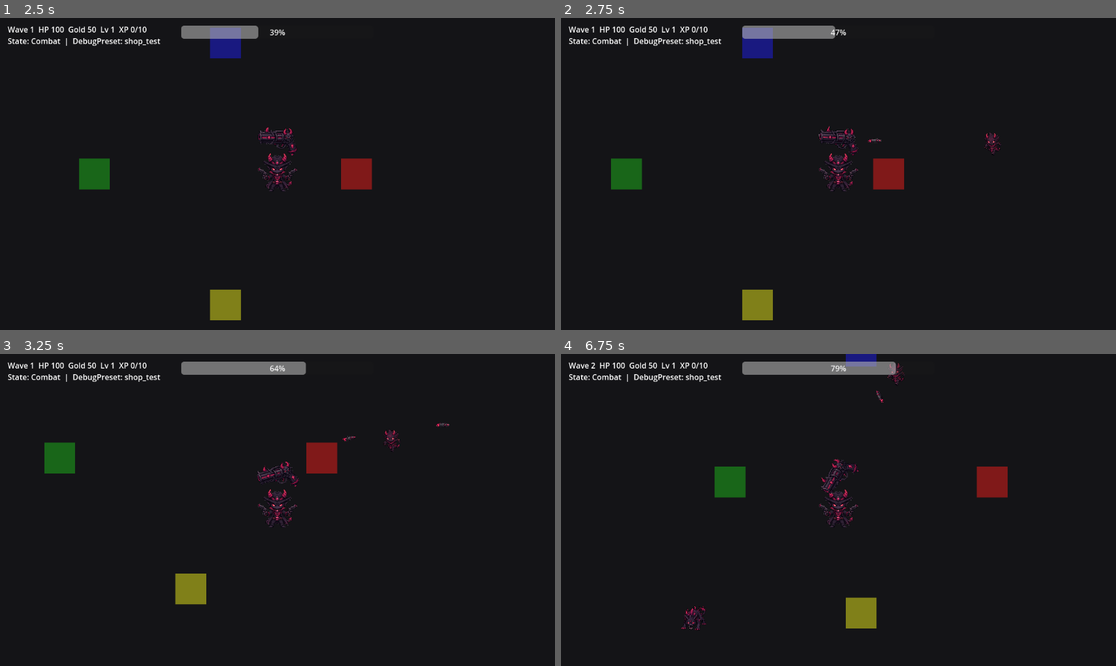
Above: before the commit, frames 1-4 (two rows, left to right).
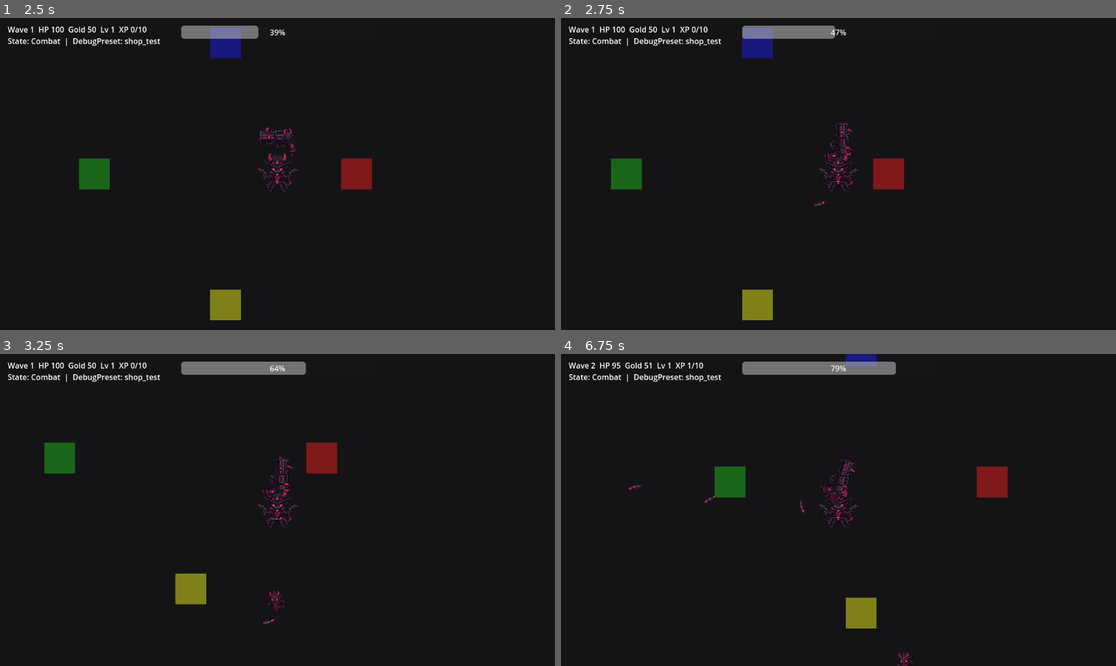
Above: after the commit, the same moments.

Repository: KevinRabbe/bullet-hell-roughe-lite
Game: Godot game, scene res://scenes/ui/MainMenu.tscn
Same seed, same stepped clock (60 frames per second), same inputs: the game is played once before the commit and once after it.
Inputs (mouse positions are in pixels of both pictures, inside the frame that each line leads up to):
- Up to frame 1 (2.5 s): click "Start Run" at 0.5 s; click "Start Run" at 1.25 s; tap Enter at 2 s; move the mouse to (399, 158) at 2.02 s; hold D (move_right) from 2.03 s (still down); hold C (cycle_character) from 2.03 s (still down); click (399, 158) at 2.17 s; tap Space at 2.27 s
- Up to frame 2 (2.75 s): keep holding D (move_right); keep holding C (cycle_character)
- Up to frame 3 (3.25 s): move the mouse to (166, 525) at 2.77 s; release D (move_right) at 2.78 s; release C (cycle_character) at 2.78 s; hold S (move_down) from 2.78 s (still down); tap E (interact) at 2.85 s; tap Space at 3.02 s
- Up to frame 4 (6.75 s): move the mouse to (894, 441) at 3.52 s; release S (move_down) at 3.53 s; hold D (move_right) 3.53-4.28 s; tap B at 3.6 s; move the mouse to (810, 572) at 4.27 s; hold W (move_up) 4.28-5.03 s; tap Enter at 4.35 s; click (810, 572) at 4.42 s; tap Space at 4.52, 5.27, 6.02 s; move the mouse to (1005, 556) at 5.02 s; hold A (move_left) 5.03-6.53 s; tap R at 5.1 s; move the mouse to (672, 463) at 5.77 s; tap P at 5.85 s; move the mouse to (866, 510) at 6.52 s; hold S (move_down) from 6.53 s (still down); tap Q at 6.6 s; click (866, 510) at 6.67 s

Frame 1 is identical in both runs. In frame 2, 0.4% of the frame differs, in the area x 45-80%, y 33-61%; in frame 3, 0.5%; in frame 4, 0.8%, in the area x 9-64%, y 2-100%.

Commit message:
#81R Add wave-locked enemy pools and wave-5 elite tank

Diff:
--- a/scripts/spawning/enemy_spawner.gd
+++ b/scripts/spawning/enemy_spawner.gd
@@ -9,6 +9,8 @@
 @export var max_alive_enemies: int = 20
 @export var wave_duration_seconds: float = 30.0
 @export var min_spawn_interval_seconds: float = 0.7
+@export var elite_wave_start: int = 5
+@export var elite_spawn_chance: float = 0.14
 
 var target: Node2D
 var rng: RandomNumberGenerator
@@ -17,6 +19,12 @@
 var countdown_print_accumulator: float = 0.0
 var current_wave_index: int = 1
 var completion_emitted: bool = false
+const WAVE_VARIANT_POOLS: Dictionary = {
+	1: ["imp_runner"],
+	2: ["imp_runner", "husk_brute"],
+	3: ["imp_runner", "husk_brute", "spit_fiend"],
+	4: ["imp_runner", "husk_brute", "spit_fiend", "skeleton_rifleman"],
+}
 
 func _ready() -> void:
 	if target_path != NodePath():
@@ -70,6 +78,7 @@
 	var variant := _pick_enemy_variant()
 	if enemy_node.has_method("set"):
 		enemy_node.set("enemy_variant", variant)
+	_apply_wave_enemy_overrides(enemy_node, variant)
 	var spawn_direction := Vector2.RIGHT.rotated(rng.randf_range(0.0, TAU))
 	enemy_node.global_position = target.global_position + (spawn_direction * spawn_radius)
 	add_child(enemy_node)
@@ -78,12 +87,37 @@
 		enemy_node.call("set_target", target)
 
 func _pick_enemy_variant() -> String:
-	var roll := rng.randf()
-	if roll < 0.45:
+	var pool := _variant_pool_for_wave(current_wave_index)
+	if pool.is_empty():
 		return "imp_runner"
-	if roll < 0.8:
-		return "husk_brute"
-	return "spit_fiend"
+	return str(pool[rng.randi_range(0, pool.size() - 1)])
+
+func _variant_pool_for_wave(wave_index: int) -> Array[String]:
+	var effective_wave := mini(wave_index, 4)
+	var result: Array[String] = []
+	var configured: Variant = WAVE_VARIANT_POOLS.get(effective_wave, [])
+	if configured is Array:
+		for item in configured:
+			result.append(str(item))
+	return result
+
+func _apply_wave_enemy_overrides(enemy_node: Node2D, variant: String) -> void:
+	if current_wave_index < elite_wave_start:
+		return
+	if variant != "husk_brute":
+		return
+	if rng.randf() > elite_spawn_chance:
+		return
+	if enemy_node.has_method("set"):
+		enemy_node.set("is_elite", true)
+		enemy_node.set("elite_role", "wave_tank")
+		var base_hp := float(enemy_node.get("max_hp"))
+		var base_damage := float(enemy_node.get("contact_damage"))
+		var base_speed := float(enemy_node.get("move_speed"))
+		enemy_node.set("max_hp", base_hp * 2.0)
+		enemy_node.set("current_hp", base_hp * 2.0)
+		enemy_node.set("contact_damage", base_damage * 1.35)
+		enemy_node.set("move_speed", base_speed * 0.88)
 
 func _count_alive_enemies() -> int:
 	var alive_count := 0
